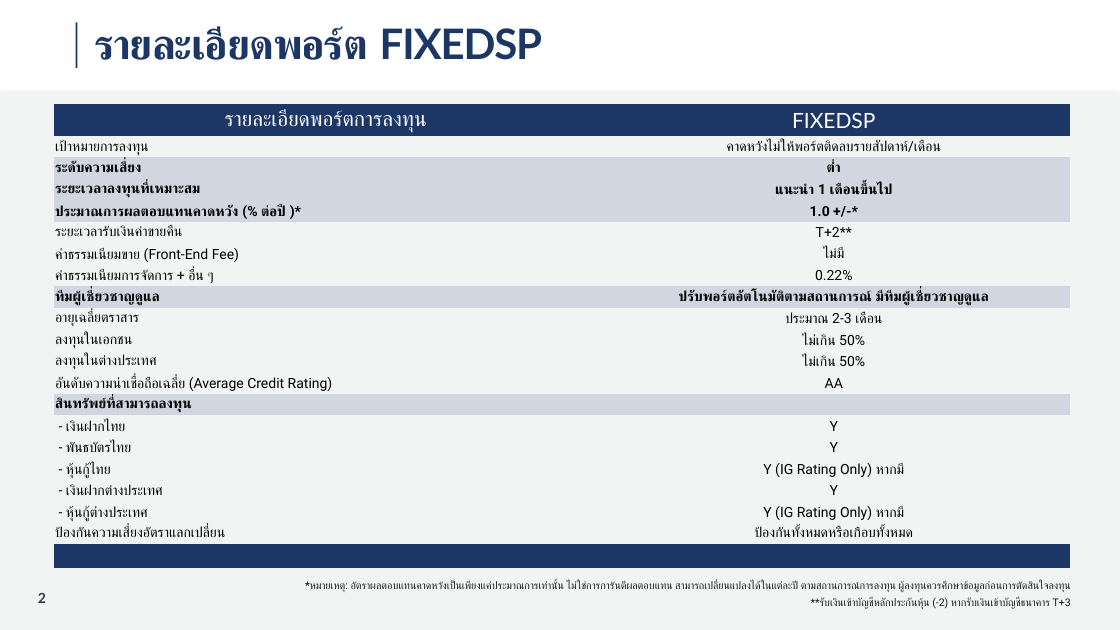
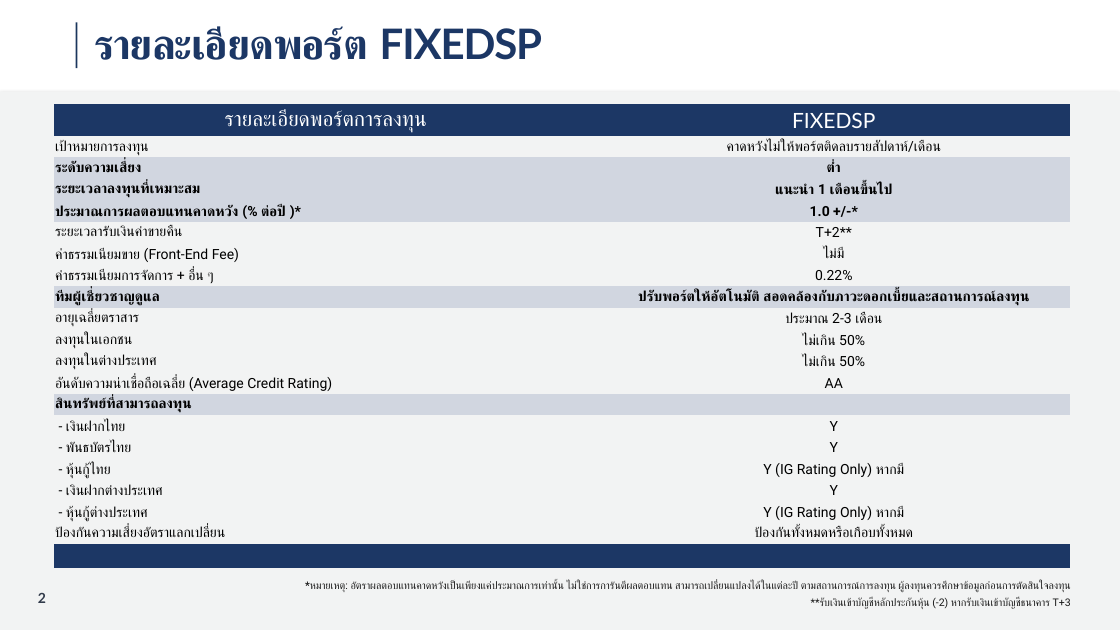
Before and after one commit to asiawork/weekly-graph, a slide deck: slide 2 of docs/compare/template_sp.pptx. Drawn at 1120x630 pixels with LibreOffice and Linux fonts; fonts in the diff are those of the drawing; background and template pictures are left out. Boxes give left, top, right and bottom in pixels: in the first picture for what was removed or moved away, otherwise in the second. Text is boxed around its words. In the diff, an @@ line names an element or a change of style, - is before the commit and + after.

```diff
--- a/docs/compare/template_sp.pptx
+++ b/docs/compare/template_sp.pptx
@@ table at [55, 104, 1070, 569] @@
-row 9, column 2: ปรับพอร์ตอัตโนมัติตามสถานการณ์ มีทีมผู้เชี่ยวชาญดูแล
+row 9, column 2: ปรับพอร์ตให้อัตโนมัติ สอดคล้องกับภาวะดอกเบี้ยและสถานการณ์ลงทุน
```
Also in this commit, not shown: 1 other slide changed.
